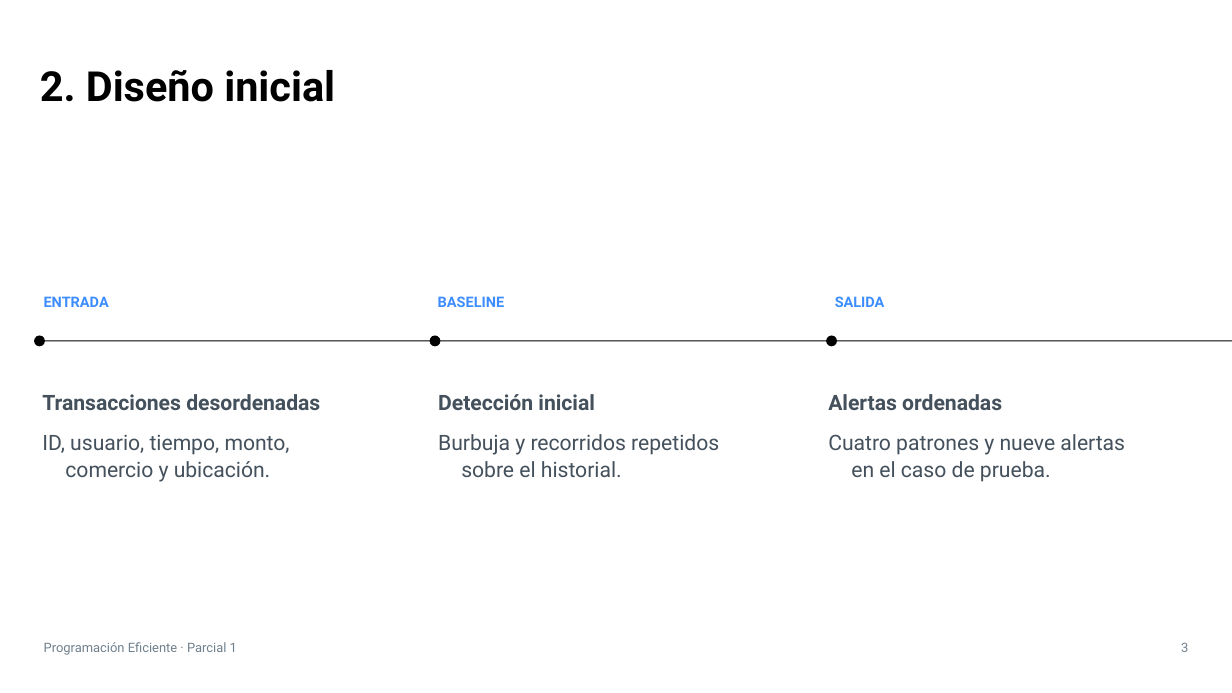
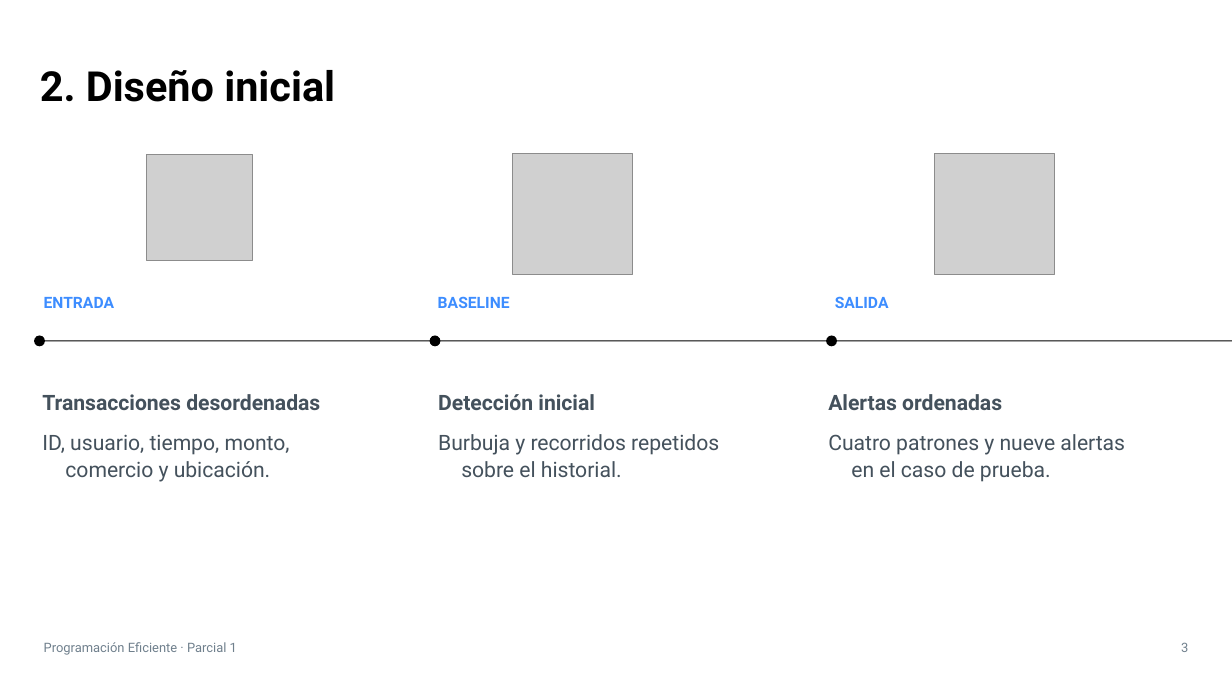
Before and after one commit to Alesso-Chiavarino/PE, a slide deck: slide 3 of parcial_1/presentacion/Parcial-1-Programacion-Eficiente.pptx. Drawn at 1232x693 pixels with LibreOffice and Linux fonts; fonts in the diff are those of the drawing; grey boxes stand for pictures. Boxes give left, top, right and bottom in pixels: in the first picture for what was removed or moved away, otherwise in the second. Text is boxed around its words. In the diff, an @@ line names an element or a change of style, - is before the commit and + after.

```diff
--- a/parcial_1/presentacion/Parcial-1-Programacion-Eficiente.pptx
+++ b/parcial_1/presentacion/Parcial-1-Programacion-Eficiente.pptx
@@ picture added at <box>147,154,253,261</box> @@
@@ picture added at <box>512,153,632,274</box> @@
@@ picture added at <box>934,153,1055,274</box> @@
@@ size 11.3 to 12.3 pt; less space between paragraphs in 3 elements at <box>44,297,114,308</box>, <box>438,296,510,308</box>, <box>835,296,889,308</box> @@
```
Also in this commit, not shown: 11 other slides changed, 10 slides added, 1 other file.
